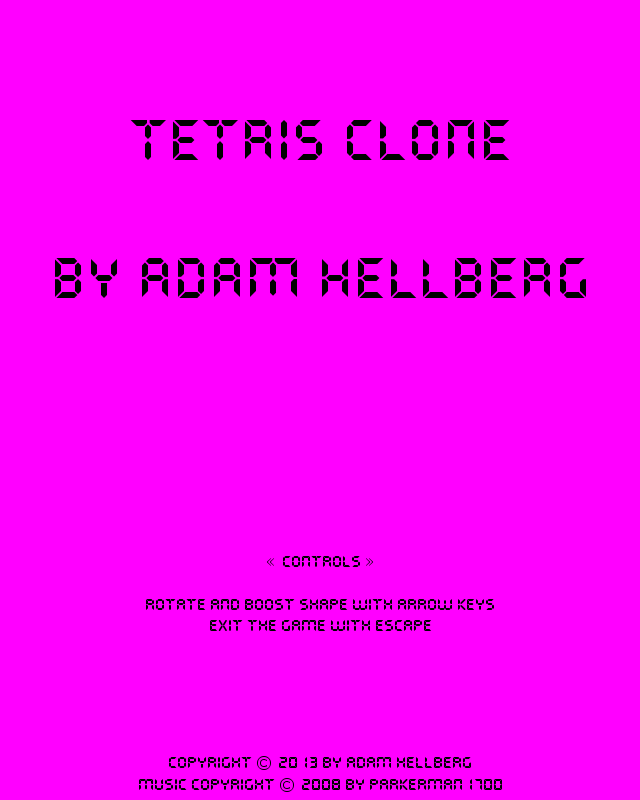
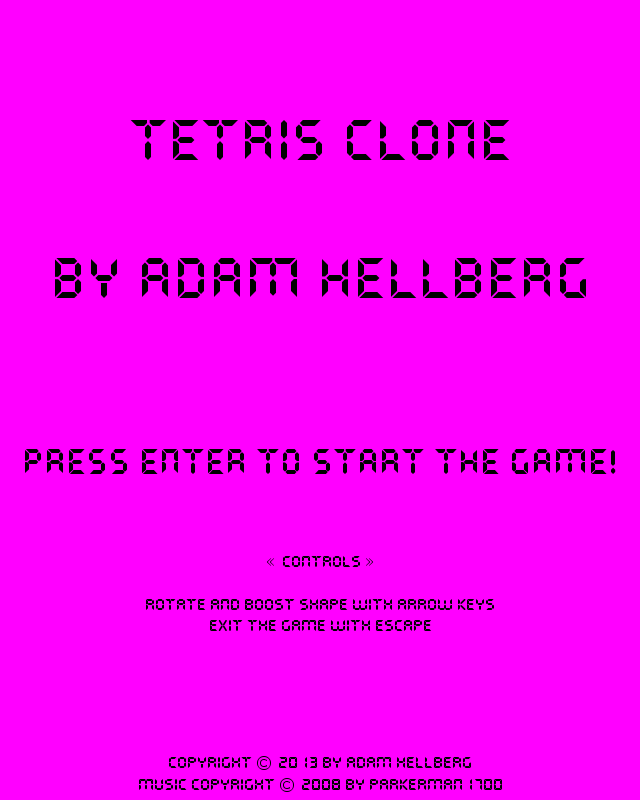
Layers edited between the first and the second 640×800 image:
added layer "HelpText" above "ControlsText" over [25, 449, 616, 474]
